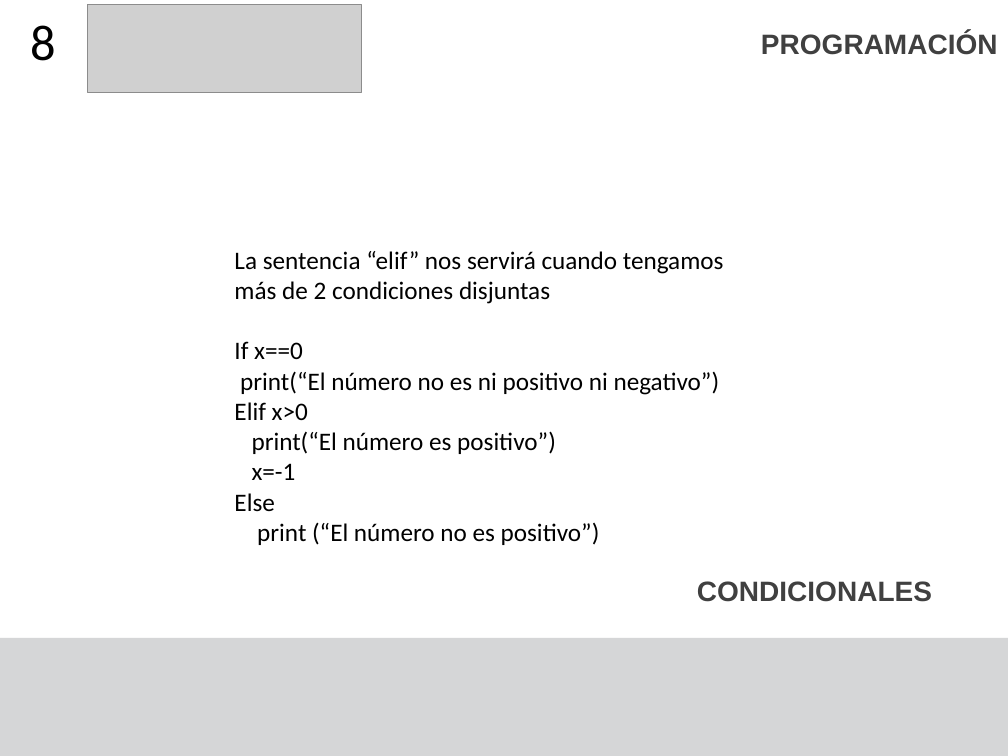
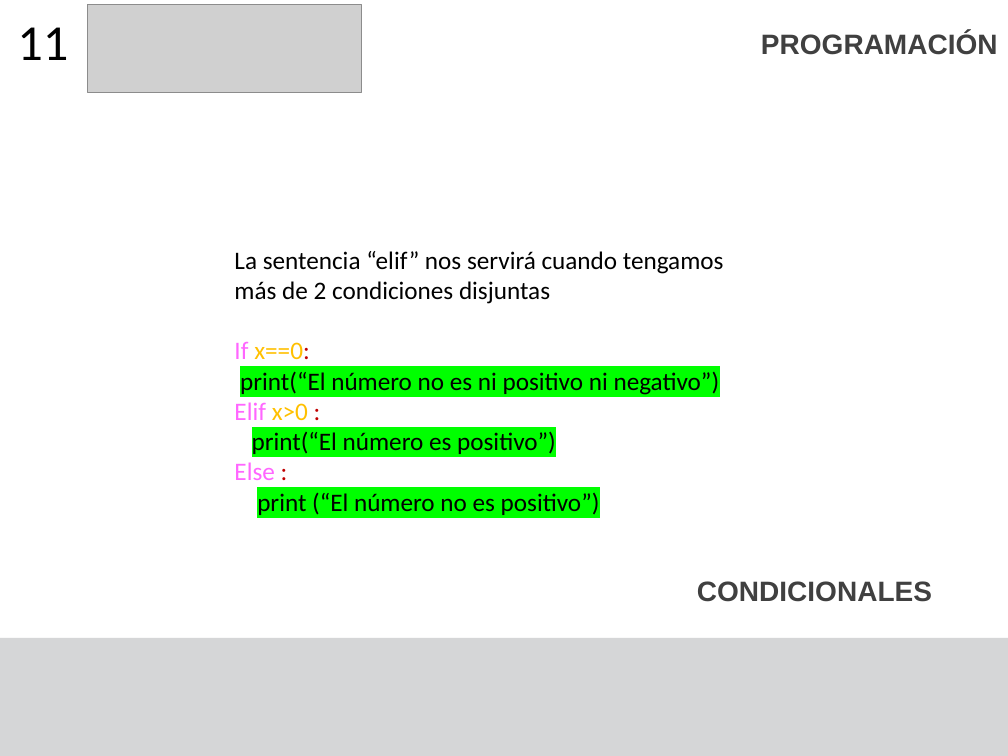
Before and after one commit to F4bian1012/Intro_Programacion, a slide deck: slide 11 of Sesion_3/Condicionales y ciclos.pptx (slide 9 before the commit). Drawn at 1008x756 pixels with LibreOffice and Linux fonts; fonts in the diff are those of the drawing; grey boxes stand for pictures. Boxes give left, top, right and bottom in pixels: in the first picture for what was removed or moved away, otherwise in the second. Text is boxed around its words. In the diff, an @@ line names an element or a change of style, - is before the commit and + after.

```diff
--- a/Sesion_3/Condicionales y ciclos.pptx
+++ b/Sesion_3/Condicionales y ciclos.pptx
@@ title at bbox=[17, 27, 68, 60]: text changed @@
-8
+11
@@ text at bbox=[234, 342, 310, 359]: text changed; text colour #000000 to #FFC000 @@
-If x==0
+If x==0:
@@ text at bbox=[240, 371, 720, 515]: highlight none to #00FF00 in "print(“El número no es ni positivo ni ...", "print(“El número es positivo”)", "print (“El número no es positivo”)" @@
@@ text at bbox=[234, 402, 308, 420]: text changed; text colour #000000 to #FF66FF @@
-Elif x>0
+Elif x>0 :
@@ text at bbox=[234, 462, 274, 480]: text changed; text colour #000000 to #FF66FF @@
-x=-1
-Else
+Else :
```
Also in this commit, not shown: 9 other slides changed, 1 slide added, 17 slides removed, 1 other file.
